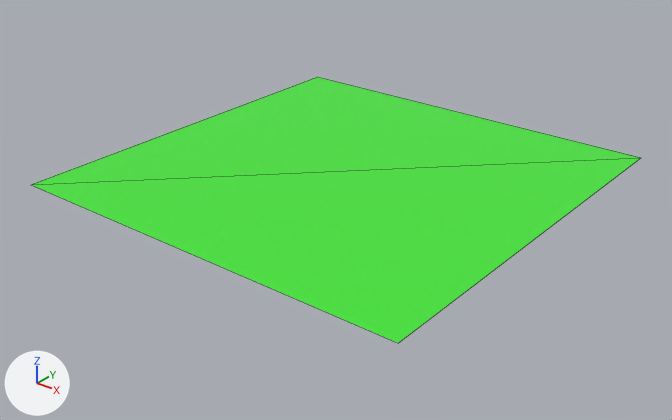
Before and after pictures for a commit that changed the glTF model static/models/tiles/gras.glb.
The view is the same before and after, from a camera (50 mm lens) standing at (2.43, -3.11, 1.71) and looking at (0.01, -0.09, -0.16). Arrows for +X, +Y and +Z are at lower left; the lights stay in place. Mesh edges are drawn as thin lines.
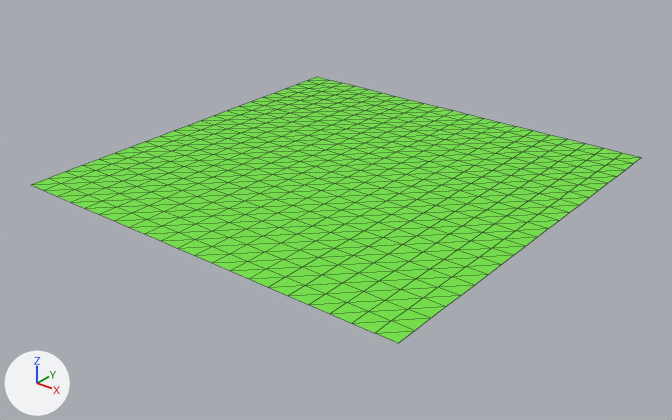
Location of each change, (x1, y1, x2, y2) in pixels of the pictures (672 x 420 px):
part 1 of me_plane, added (green)
    after: (32, 77, 641, 343)

The change in detail:
Material 'Gras Material' (mat_gras_material) is new.
Its base color is (0.172, 0.8, 0.0518) (green #73e740).
me_plane is used by ob_plane; location (0.0, 0.0, 0.0).
me_plane had 4 vertices, 2 faces and spanned x -1.0..1.0, y -1.0..1.0, z 0.0.
me_plane no longer uses material mat_gras (green #41e733).
me_plane now has 484 vertices, 882 faces and spans x -1.0..1.0, y -1.0..1.0, z 0.0.
me_plane part 1: 480 vertices added at x -1.0..1.0, y -1.0..1.0, z 0.0.
me_plane now uses material mat_gras_material (green #73e740).
